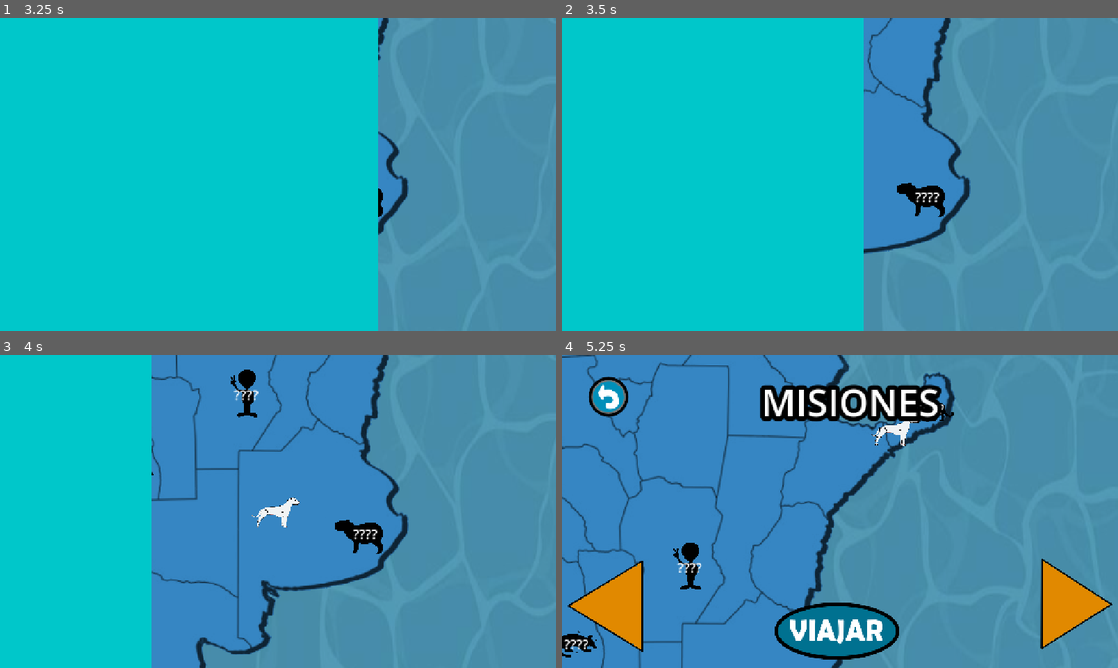
Above: before the commit, frames 1-4 (two rows, left to right).
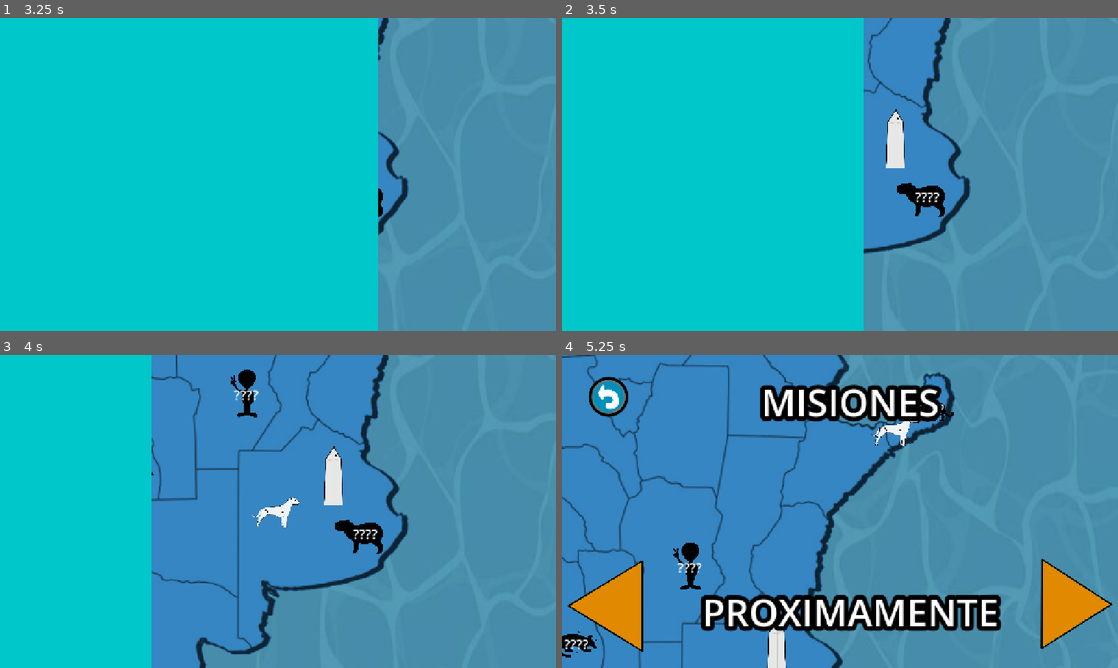
Above: after the commit, the same moments.

Repository: TheLuck12/DogoRun
Game: Godot game, scene res://VersiónFinal/Escenas/Menues/menu_principal.tscn
Same seed, same stepped clock (60 frames per second), same inputs: the game is played once before the commit and once after it. This scene is started directly instead of the project's main scene. The engine's default icon, where the game draws it, is replaced by a stand-in: a white triangle on a blue panel in a dark square. Sound files missing from this copy of the repository are replaced by a short silence.
Inputs (mouse positions are in pixels of both pictures, inside the frame that each line leads up to):
- Up to frame 1 (3.25 s): click (344, 243) at 0.5 s; tap Down (Caer) at 1.35, 2.85 s; tap Up (Saltar) at 1.52, 2.27 s; tap Y at 2.1 s
- Up to frame 2 (3.5 s): no input
- Up to frame 3 (4 s): tap Y at 3.6 s; tap Up (Saltar) at 3.77 s
- Up to frame 4 (5.25 s): tap Down (Caer) at 4.35 s; tap Up (Saltar) at 4.52 s; click (1073, 605) at 5 s

Frame 1 is identical in both runs. In frame 2, 0.5% of the frame differs, in the area x 58-62%, y 29-48%; in frame 3, 0.5%; in frame 4, 7.6%, in the area x 25-79%, y 76-100%.

Commit message:
menu1-10 y Nivel 5
Agregue fondo en el menuNivel1-10 y programe un par de cosas para que ocurra con cada nivel completado.
y diseñe el nivel 5
Ahora solo queda los niveles 6-10

Diff:
--- a/VersiónFinal/Codigos/Global/global.gd
+++ b/VersiónFinal/Codigos/Global/global.gd
@@ -1,7 +1,7 @@
 extends Node
 
 @onready var rng = RandomNumberGenerator.new()
-var NivelesCompletados = 10
+var NivelesCompletados = 0
 var Nivel : int
 var provincia = 0
 var vivo = false
--- a/VersiónFinal/Codigos/Menues/menu_niveles.gd
+++ b/VersiónFinal/Codigos/Menues/menu_niveles.gd
@@ -3,6 +3,7 @@
 @onready var Jugador = $Icon
 
 func _ready() -> void:
+	OcMoAmigos()
 	OcultarMostrar()
 	AbrirProvincia()
 	IrProvincia()
@@ -86,3 +87,8 @@
 	else:
 		$MoverDeProvincia/Viajar.visible = false
 		$MoverDeProvincia/Proximamente.visible = true
+
+func OcMoAmigos():
+	if Global.NivelesCompletados >=10:
+		$Provincias/Animales/CarpinchoPRototipo.modulate = "ffffff"
+		$Provincias/Animales/Label.queue_free()
--- a/VersiónFinal/Codigos/Menues/nivel_1_10.gd
+++ b/VersiónFinal/Codigos/Menues/nivel_1_10.gd
@@ -81,6 +81,8 @@
 	if Global.NivelesCompletados >= 9:
 		$Candado9.visible = false
 		$Niveles/N10.disabled = false
+	if Global.NivelesCompletados >=10:
+		$CarpinchoPRototipo.modulate = "ffffff"
 	if Global.NivelesCompletados == 0:
 		$Niveles/N2.disabled = true
 		$Niveles/N3.disabled = true
--- a/VersiónFinal/Escenas/DiseñoDeNiveles/BuenosAires/nivel_5.tscn
+++ b/VersiónFinal/Escenas/DiseñoDeNiveles/BuenosAires/nivel_5.tscn
@@ -1,4 +1,8 @@
-[gd_scene format=3 uid="uid://dm0qm1sbi1xw1"]
+[gd_scene load_steps=4 format=3 uid="uid://dm0qm1sbi1xw1"]
+
+[ext_resource type="PackedScene" uid="uid://bro00b373nxme" path="res://VersiónFinal/Escenas/Obstaculos/obstaculo_1.tscn" id="1_soglf"]
+[ext_resource type="PackedScene" uid="uid://dersvgviljy5m" path="res://VersiónFinal/Escenas/Obstaculos/obstaculo_3.tscn" id="2_p8dkx"]
+[ext_resource type="PackedScene" uid="uid://hxb6cwgttwie" path="res://VersiónFinal/Escenas/Obstaculos/obstaculo_2.tscn" id="3_ok8rg"]
 
 [node name="Nivel5" type="Node2D" groups=["Enemigo"]]
 metadata/_edit_horizontal_guides_ = [617.0, 713.0]
@@ -6,6 +10,59 @@
 
 [node name="Colectivo" type="Node2D" parent="."]
 
+[node name="Obstaculo1" parent="Colectivo" instance=ExtResource("1_soglf")]
+position = Vector2(1989, 539)
+
+[node name="Obstaculo2" parent="Colectivo" instance=ExtResource("1_soglf")]
+position = Vector2(4433, 539)
+
+[node name="Obstaculo3" parent="Colectivo" instance=ExtResource("1_soglf")]
+position = Vector2(7196, 539)
+
+[node name="Obstaculo4" parent="Colectivo" instance=ExtResource("1_soglf")]
+position = Vector2(8282, 539)
+
+[node name="Obstaculo5" parent="Colectivo" instance=ExtResource("1_soglf")]
+position = Vector2(10817, 539)
+
 [node name="Ciruja" type="Node2D" parent="."]
 
+[node name="Obstaculo3" parent="Ciruja" instance=ExtResource("2_p8dkx")]
+position = Vector2(2976, 586)
+
+[node name="Obstaculo5" parent="Ciruja" instance=ExtResource("2_p8dkx")]
+position = Vector2(6223, 586)
+
+[node name="Obstaculo4" parent="Ciruja" instance=ExtResource("2_p8dkx")]
+position = Vector2(3876, 581)
+
+[node name="Obstaculo6" parent="Ciruja" instance=ExtResource("2_p8dkx")]
+position = Vector2(9754, 581)
+
+[node name="Obstaculo7" parent="Ciruja" instance=ExtResource("2_p8dkx")]
+position = Vector2(13178, 581)
+
+[node name="Obstaculo8" parent="Ciruja" instance=ExtResource("2_p8dkx")]
+position = Vector2(14257, 581)
+
 [node name="Dron" type="Node2D" parent="."]
+
+[node name="Obstaculo2" parent="Dron" instance=ExtResource("3_ok8rg")]
+position = Vector2(3081, 340)
+direccion = "Abajo"
+
+[node name="Obstaculo4" parent="Dron" instance=ExtResource("3_ok8rg")]
+position = Vector2(7762, 340)
+direccion = "Arriba"
+
+[node name="Obstaculo3" parent="Dron" instance=ExtResource("3_ok8rg")]
+position = Vector2(5205, 340)
+direccion = "Abajo"
+
+[node name="Obstaculo5" parent="Dron" instance=ExtResource("3_ok8rg")]
+position = Vector2(9956.22, 340)
+direccion = "Abajo"
+
+[node name="Obstaculo6" parent="Dron" instance=ExtResource("3_ok8rg")]
+position = Vector2(12058, 340)
+direccion = "Abajo"
--- a/VersiónFinal/Escenas/Menues/Niveles/nivel_1_10.tscn
+++ b/VersiónFinal/Escenas/Menues/Niveles/nivel_1_10.tscn
@@ -1,12 +1,19 @@
-[gd_scene load_steps=20 format=3 uid="uid://da0esqxctr70e"]
+[gd_scene load_steps=30 format=3 uid="uid://da0esqxctr70e"]
 
 [ext_resource type="Script" uid="uid://b35l57j03tvap" path="res://VersiónFinal/Codigos/Menues/nivel_1_10.gd" id="1_b2gyf"]
 [ext_resource type="Texture2D" uid="uid://badjyf83j7wow" path="res://VersiónFinal/Assets/Menu/Botones/Interfaz/volver.png" id="1_g4sko"]
+[ext_resource type="Texture2D" uid="uid://cjj74o5wkxf2k" path="res://VersiónFinal/Assets/Cielo/Nubes.png" id="2_nuwwg"]
+[ext_resource type="Texture2D" uid="uid://cbg7kthe1pqav" path="res://VersiónFinal/Assets/Monumentos/Obelisco.png" id="2_sm3xu"]
 [ext_resource type="Texture2D" uid="uid://b1bb81hwqolk3" path="res://VersiónFinal/Assets/Menu/Botones/Niveles/Nivel 1-10/Nivel1.png" id="2_tfxdi"]
+[ext_resource type="Texture2D" uid="uid://ccxot6abir7q4" path="res://VersiónFinal/Assets/Edificios/edi5.png" id="3_d16m5"]
 [ext_resource type="Texture2D" uid="uid://bmspywotcb827" path="res://VersiónFinal/Assets/Menu/Botones/Niveles/Nivel 1-10/Nivel2.png" id="3_tibru"]
+[ext_resource type="Texture2D" uid="uid://cm8tcv6jqlad1" path="res://VersiónFinal/Assets/Edificios/edi6.png" id="4_iliiw"]
 [ext_resource type="Texture2D" uid="uid://cw6yq6sdpcpu0" path="res://VersiónFinal/Assets/Menu/Botones/Niveles/Nivel 1-10/Nivel3.png" id="4_q6jlr"]
 [ext_resource type="Texture2D" uid="uid://mcbsnaa5uncw" path="res://VersiónFinal/Assets/Menu/Botones/Niveles/Nivel 1-10/Nivel4.png" id="5_cobrd"]
+[ext_resource type="Texture2D" uid="uid://dtmtvmdxfi5c5" path="res://VersiónFinal/Assets/Edificios/edi1.png" id="5_nuwwg"]
 [ext_resource type="Texture2D" uid="uid://00uimm0ngyy7" path="res://VersiónFinal/Assets/Menu/Botones/Niveles/Nivel 1-10/Nivel5.png" id="6_5kh4r"]
+[ext_resource type="Texture2D" uid="uid://bwx1sbagjlxbb" path="res://VersiónFinal/Assets/Edificios/edi7.png" id="6_vpffv"]
+[ext_resource type="Texture2D" uid="uid://bpcp4vb5sripg" path="res://VersiónFinal/Assets/Edificios/edi3.png" id="7_ke2ej"]
 [ext_resource type="Texture2D" uid="uid://j6qqqrv4bu4l" path="res://VersiónFinal/Assets/Menu/Botones/Niveles/Nivel 1-10/Nivel6.png" id="7_v51lr"]
 [ext_resource type="Texture2D" uid="uid://fms08auwdvc6" path="res://VersiónFinal/Assets/Menu/Botones/Niveles/Nivel 1-10/Nivel7.png" id="8_o2rd4"]
 [ext_resource type="Texture2D" uid="uid://bsksgsds01njb" path="res://VersiónFinal/Assets/Menu/Botones/Niveles/Nivel 1-10/Nivel8.png" id="9_53tch"]
@@ -14,6 +21,9 @@
 [ext_resource type="Texture2D" uid="uid://d0et70hufjnes" path="res://VersiónFinal/Assets/Menu/Botones/Niveles/Nivel 1-10/Nivel10.png" id="11_sm3xu"]
 [ext_resource type="PackedScene" uid="uid://cdw076q2tb178" path="res://VersiónFinal/Escenas/Interfaz/pantalla_carga.tscn" id="13_q6jlr"]
 [ext_resource type="Texture2D" uid="uid://duidxlu18b0p1" path="res://VersiónFinal/Assets/Menu/Botones/Niveles/Candado.png" id="14_cobrd"]
+[ext_resource type="PackedScene" uid="uid://cipkx2i3clfl3" path="res://VersiónFinal/Escenas/Global/jugador.tscn" id="21_d16m5"]
+[ext_resource type="Texture2D" uid="uid://d30krpkks2b" path="res://VersiónFinal/Assets/Pisos/PisoBsAs.png" id="21_iliiw"]
+[ext_resource type="Texture2D" uid="uid://cs0x8mn5k70mj" path="res://VersiónFinal/Assets/Personajes/CarpinchoPRototipo.png" id="24_vpffv"]
 
 [sub_resource type="StyleBoxEmpty" id="StyleBoxEmpty_q6jlr"]
 
@@ -38,7 +48,50 @@
 pivot_offset = Vector2(780, -488)
 script = ExtResource("1_b2gyf")
 
+[node name="Cielo" type="ColorRect" parent="."]
+layout_mode = 0
+offset_right = 40.0
+offset_bottom = 40.0
+scale = Vector2(32.2507, 18.2804)
+color = Color(0.372549, 0.701961, 0.858824, 1)
+
+[node name="Fondo" type="Node2D" parent="."]
+position = Vector2(-73, 258)
+scale = Vector2(1, 0.639999)
+
+[node name="Nubes" type="Sprite2D" parent="Fondo"]
+position = Vector2(711, -40.625)
+scale = Vector2(1, 1.2283)
+texture = ExtResource("2_nuwwg")
+
+[node name="Obelisco" type="Sprite2D" parent="Fondo"]
+position = Vector2(1196, 39.0625)
+scale = Vector2(1.46, 2.62788)
+texture = ExtResource("2_sm3xu")
+
+[node name="Edi5" type="Sprite2D" parent="Fondo"]
+position = Vector2(140, 437)
+texture = ExtResource("3_d16m5")
+
+[node name="Edi6" type="Sprite2D" parent="Fondo"]
+position = Vector2(423, 431)
+texture = ExtResource("4_iliiw")
+
+[node name="Edi1" type="Sprite2D" parent="Fondo"]
+position = Vector2(717, 414)
+texture = ExtResource("5_nuwwg")
+
+[node name="Edi7" type="Sprite2D" parent="Fondo"]
+position = Vector2(1414, 376.316)
+scale = Vector2(1, 1.10526)
+texture = ExtResource("6_vpffv")
+
+[node name="Edi3" type="Sprite2D" parent="Fondo"]
+position = Vector2(1068, 433)
+texture = ExtResource("7_ke2ej")
+
 [node name="Niveles" type="Control" parent="."]
+modulate = Color(1, 1, 1, 0.847059)
 anchors_preset = 0
 offset_right = 40.0
 offset_bottom = 40.0
@@ -224,6 +277,21 @@
 position = Vector2(651, 589)
 scale = Vector2(0.161719, 0.181944)
 texture = ExtResource("14_cobrd")
+
+[node name="PisoBsAs" type="Sprite2D" parent="."]
+position = Vector2(640, 539)
+scale = Vector2(2.608, 1.935)
+texture = ExtResource("21_iliiw")
+
+[node name="Jugador" parent="." instance=ExtResource("21_d16m5")]
+position = Vector2(257, 602)
+scale = Vector2(-0.194212, 0.222892)
+
+[node name="CarpinchoPRototipo" type="Sprite2D" parent="."]
+modulate = Color(0, 0, 0, 1)
+position = Vector2(1014, 625)
+scale = Vector2(-0.356425, 0.273231)
+texture = ExtResource("24_vpffv")
 
 [connection signal="button_down" from="Niveles/N1" to="." method="InstanciarN1"]
 [connection signal="button_down" from="Niveles/N2" to="." method="InstanciarN2"]
--- a/VersiónFinal/Escenas/Menues/menu_niveles.tscn
+++ b/VersiónFinal/Escenas/Menues/menu_niveles.tscn
@@ -16,6 +16,7 @@
 [ext_resource type="Texture2D" uid="uid://ckscn6by06fag" path="res://VersiónFinal/Assets/Personajes/armadilloPrototipo.png" id="13_y78p2"]
 [ext_resource type="Texture2D" uid="uid://sjwdllu8tm3w" path="res://VersiónFinal/Assets/Personajes/flamencoPrototipo.png" id="15_3xxoq"]
 [ext_resource type="Texture2D" uid="uid://5bkxrkt1s4em" path="res://VersiónFinal/Assets/Personajes/zorroColorado.png" id="16_y78p2"]
+[ext_resource type="Texture2D" uid="uid://cbg7kthe1pqav" path="res://VersiónFinal/Assets/Monumentos/Obelisco.png" id="17_3xxoq"]
 
 [sub_resource type="StyleBoxEmpty" id="StyleBoxEmpty_d6loi"]
 
@@ -320,6 +321,13 @@
 theme_override_font_sizes/font_size = 31
 text = "????"
 
+[node name="Monumentos" type="Node2D" parent="."]
+
+[node name="Obelisco" type="Sprite2D" parent="."]
+position = Vector2(858, 292)
+scale = Vector2(0.385, 0.37)
+texture = ExtResource("17_3xxoq")
+
 [connection signal="button_down" from="MoverDeProvincia/Adelante" to="." method="ProvSig"]
 [connection signal="button_down" from="MoverDeProvincia/Atras" to="." method="ProvAnt"]
 [connection signal="button_down" from="MoverDeProvincia/Viajar" to="." method="IrANiveles"]
--- a/project.godot
+++ b/project.godot
@@ -11,7 +11,7 @@
 [application]
 
 config/name="DogoRun"
-run/main_scene="uid://da0esqxctr70e"
+run/main_scene="uid://ocsls6ou13p8"
 config/features=PackedStringArray("4.4", "Mobile")
 run/max_fps=30
 config/icon="res://icon.svg"
Not shown: 1 places in VersiónFinal/Escenas/Menues/menu_niveles.tscn that only renumber resources
